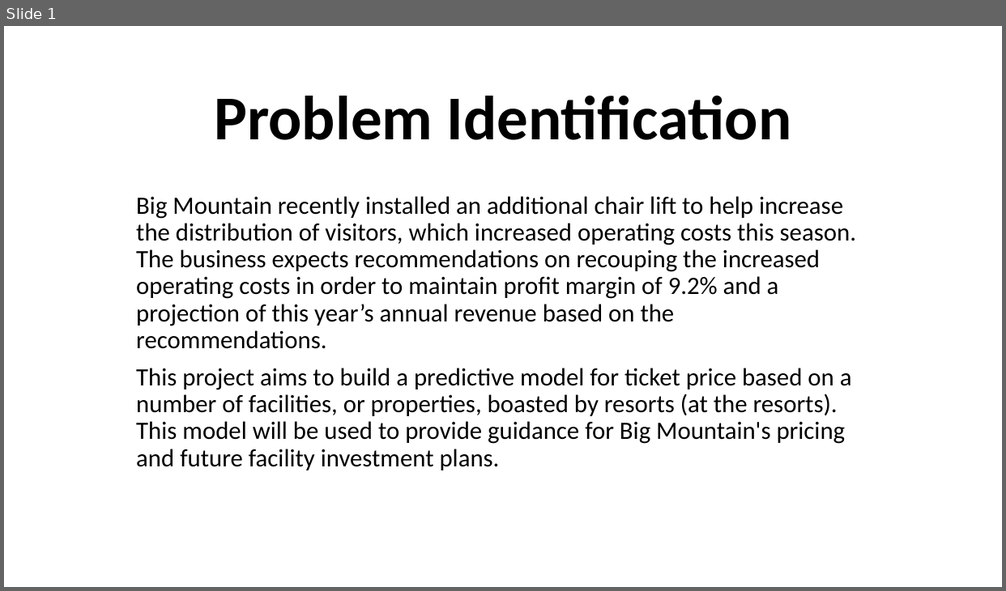
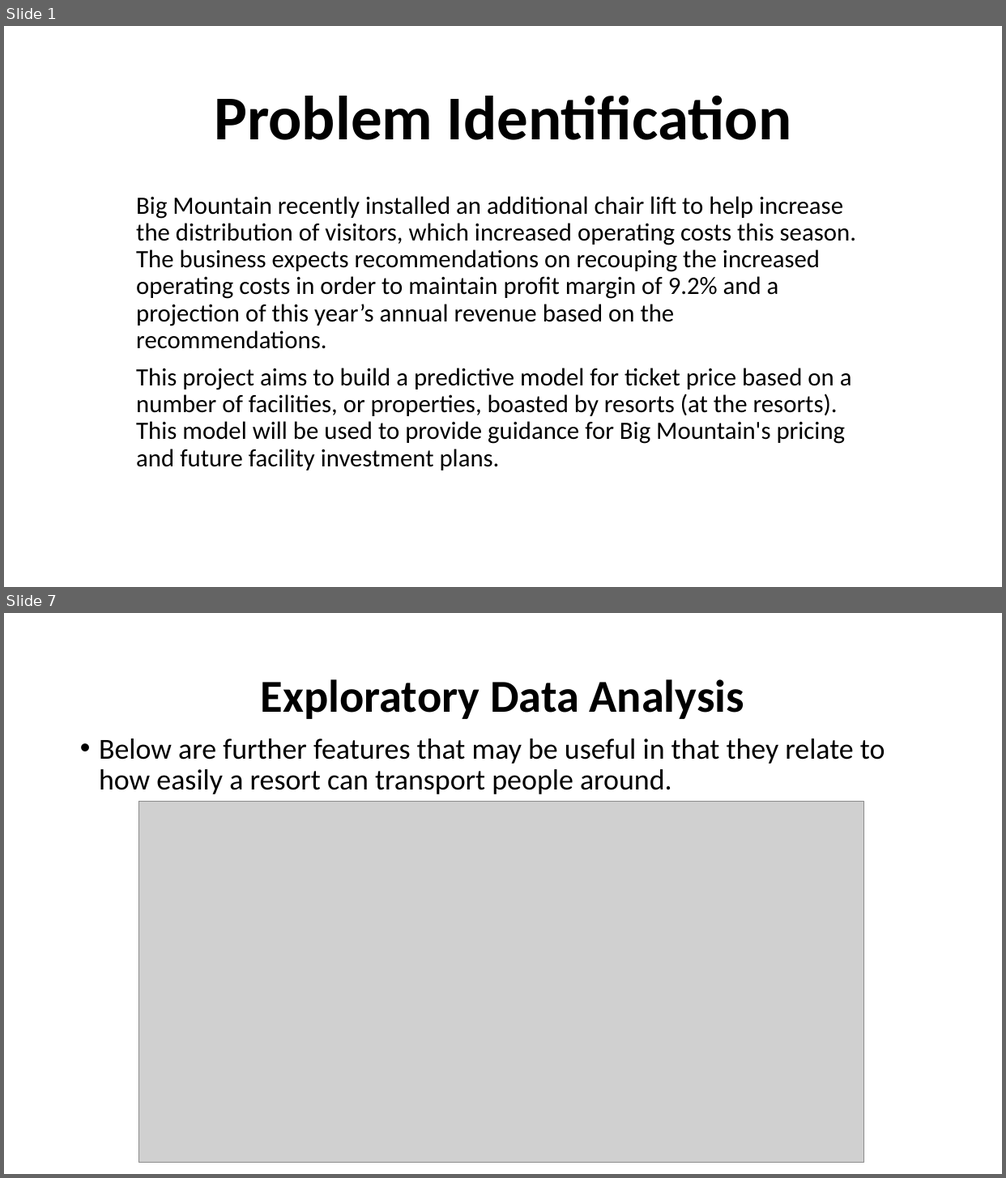
Before and after one commit to reneeylewis/Springboard-Projects, a slide deck: GuidedCapstone - Ski Resort/Step Seven - Slide Deck/Guided Capstone Slide Deck.pptx. Shown one above the other, each under a label of ours: slide 1 before the commit, slides 1 and 7 after it; the slides between them are not shown. The pictures are 1006x591 and 1006x1178 pixels, drawn with LibreOffice and Linux fonts; fonts in the diff are those of the drawing; grey boxes stand for pictures. Boxes give left, top, right and bottom in pixels: in the first picture for what was removed or moved away, otherwise in the second. Text is boxed around its words. In the diff, an @@ line names an element or a change of style, - is before the commit and + after.

```diff
--- a/GuidedCapstone - Ski Resort/Step Seven - Slide Deck/Guided Capstone Slide Deck.pptx
+++ b/GuidedCapstone - Ski Resort/Step Seven - Slide Deck/Guided Capstone Slide Deck.pptx
@@ slide 7 added at (x1=4, y1=613, x2=1002, y2=1174), background #FFFFFF @@
@@ title added at (x1=261, y1=679, x2=744, y2=719), 44 pt, text #000000, bold @@
+Exploratory Data Analysis
@@ text added at (x1=99, y1=739, x2=885, y2=794), 28 pt, text #000000 @@
+• Below are further features that may be useful in that they relate to how easily a resort can transport people around.
@@ picture added at (x1=138, y1=802, x2=864, y2=1162) @@
```
Also in this commit, not shown: 6 slides changed, 2 other slides added, 1 other file.
